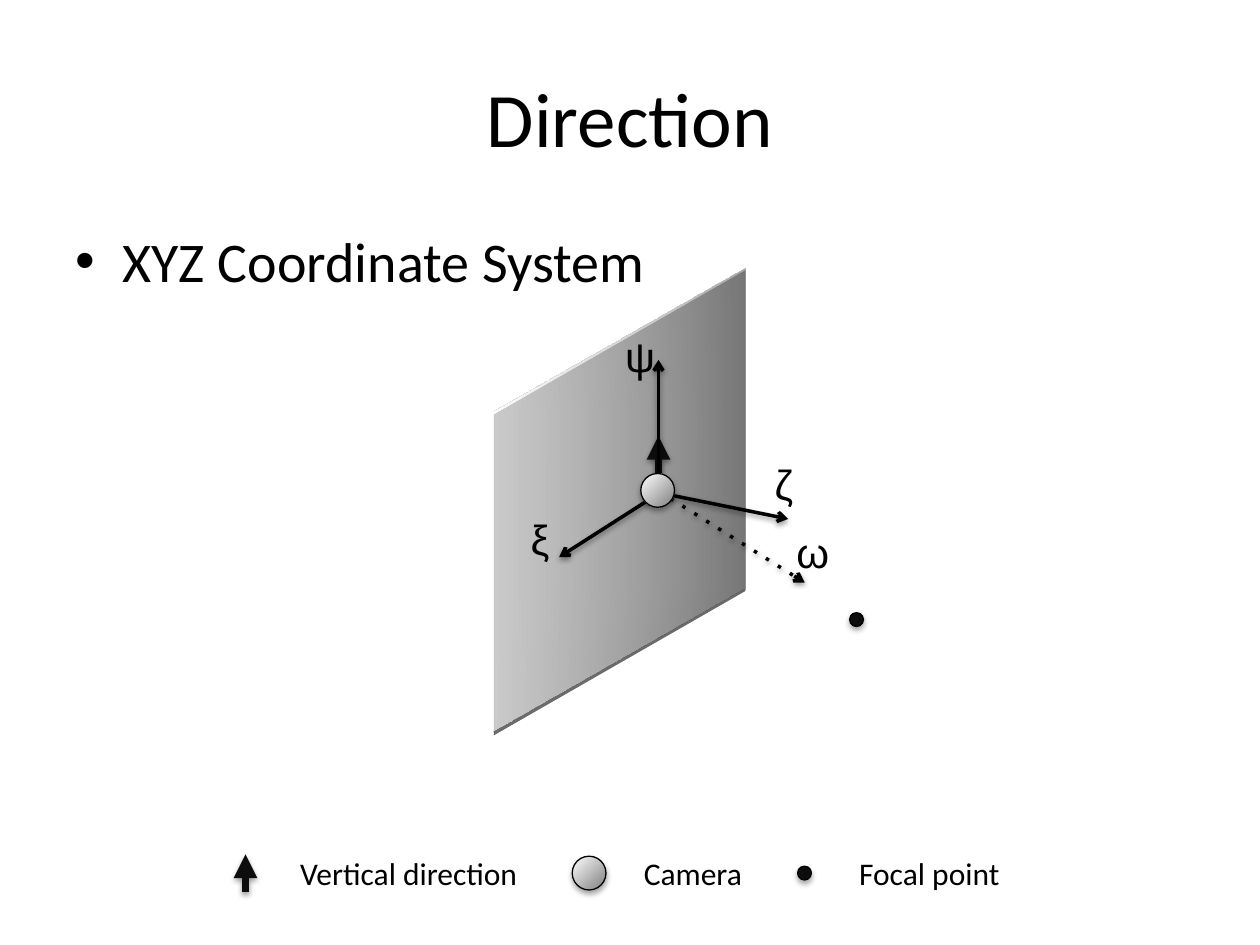
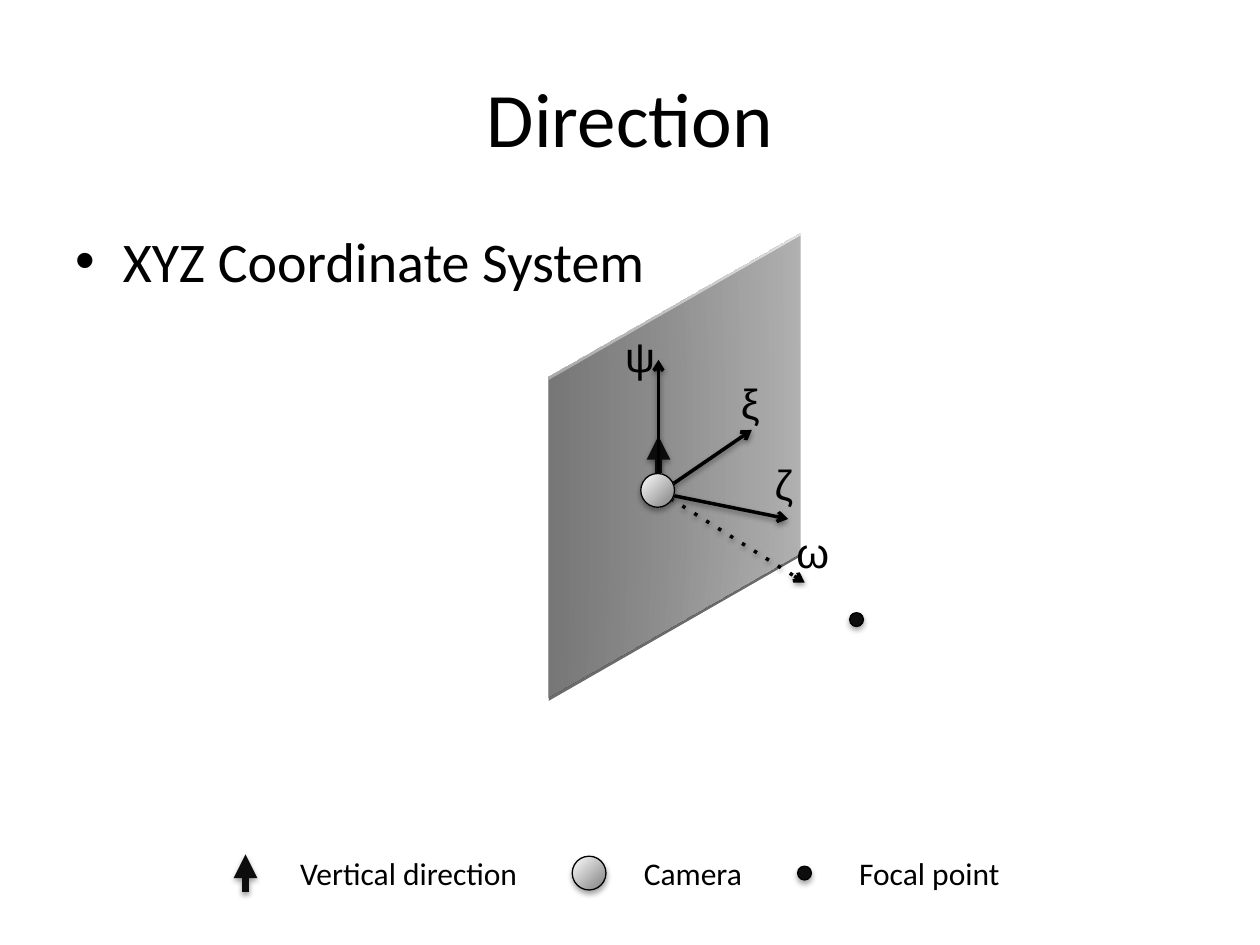
Before and after one commit to jxc761/3DMotionDB, a slide deck: slide 3 of docs/motion.pptx. Drawn at 1260x945 pixels with LibreOffice and Linux fonts; fonts in the diff are those of the drawing. Boxes give left, top, right and bottom in pixels: in the first picture for what was removed or moved away, otherwise in the second. Text is boxed around its words. In the diff, an @@ line names an element or a change of style, - is before the commit and + after.

Commit message:
fix bugs in direction generator

```diff
--- a/docs/motion.pptx
+++ b/docs/motion.pptx
@@ rectangle: place and size @@
-rectangle at [442,304,798,696]
+rectangle at [496,270,852,662]
@@ rectangle at [496,270,852,662]: fill gradient #7F7F7F to #FFFFFF to gradient #808080 to #D9D9D9 @@
@@ text "ξ": place and size @@
-text "ξ" at [531,524,550,562]
+text "ξ" at [741,388,760,426]
@@ arrow moved from (663, 491) - (559, 557) to (663, 491) - (752, 430) @@
```
Also in this commit, not shown: 3 other slides changed, 5 other files.
